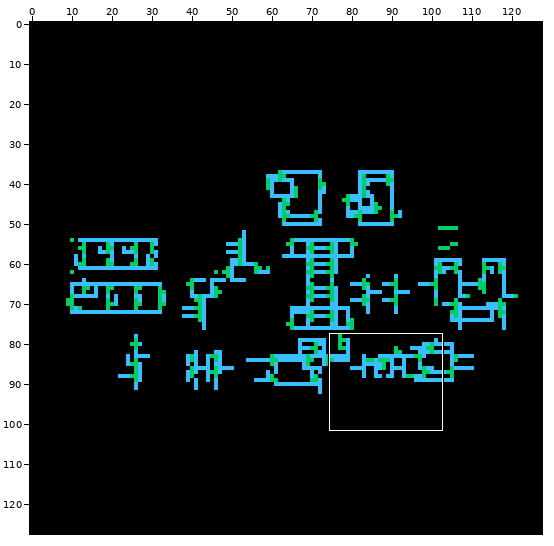
Edited in one commit: sprite sheet (RRIO_lvpp_module_gainboost/schematic/thumbnail_128x128.png). The picture above shows the old version from afar; the outline marks the close-up.
Close-up. Old version:
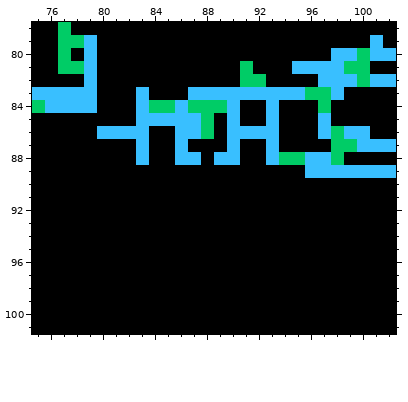
The file is 128x128 pixels. Shown: x 75..102, y 78..101.
The result:
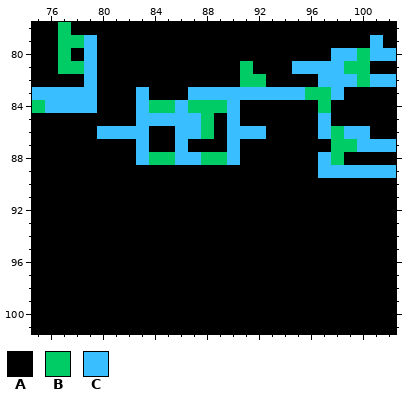
Palette (. is transparent): A #000000  B #00cc66  C #39bfff
From old to new:
@@ x 82..98 @@
  83 ACAAACCCCCCCCCBBC
- 84 ACBBCBBBCAACAAABA
- 85 ACCCCCBACAACAAACA
- 86 CCAACCBACCCCAAACB
- 87 ACAACAAACAACAAAAB
- 88 ACAACCACCAACBBCCB
- 89 AAAAAAAAAAAAAACCC
+ 84 ACBBCBBBCAAAAAABA
+ 85 ACCCCCBACAAAAAACA
+ 86 CCAACCBACCCAAAACB
+ 87 ACAACAAACAAAAAAAB
+ 88 ACBBCCBBCAAAAAACB
+ 89 AAAAAAAAAAAAAAACC
  90 AAAAAAAAAAAAAAAAA
Pixel boxes of the changes (left, top, right, bottom) in both close-ups:
changed: (266, 100, 318, 178)
changed: (149, 152, 227, 165)
